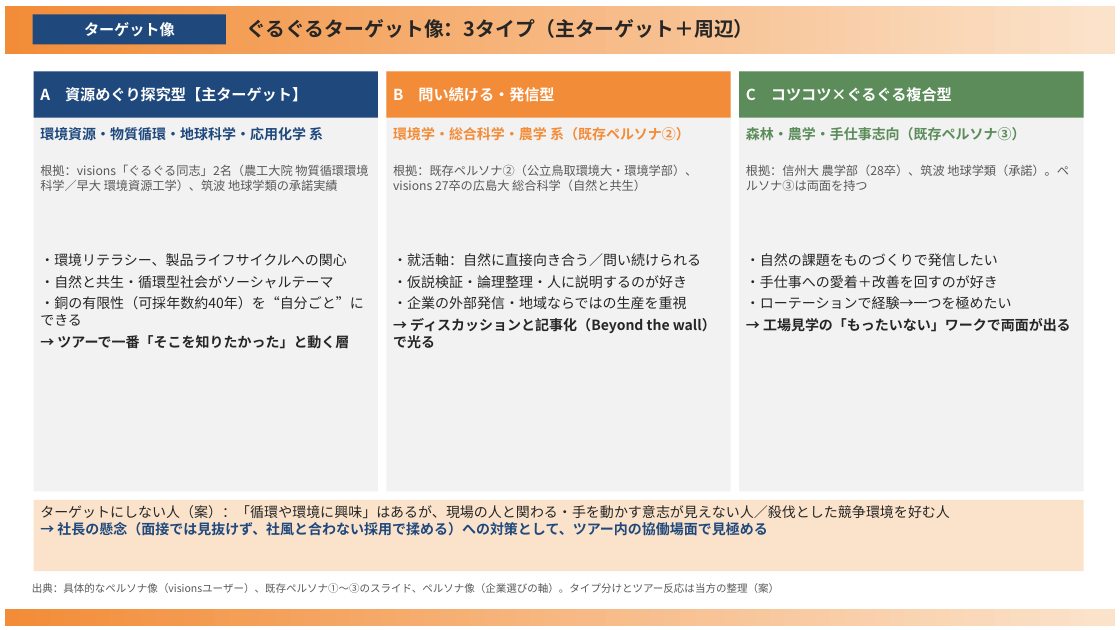
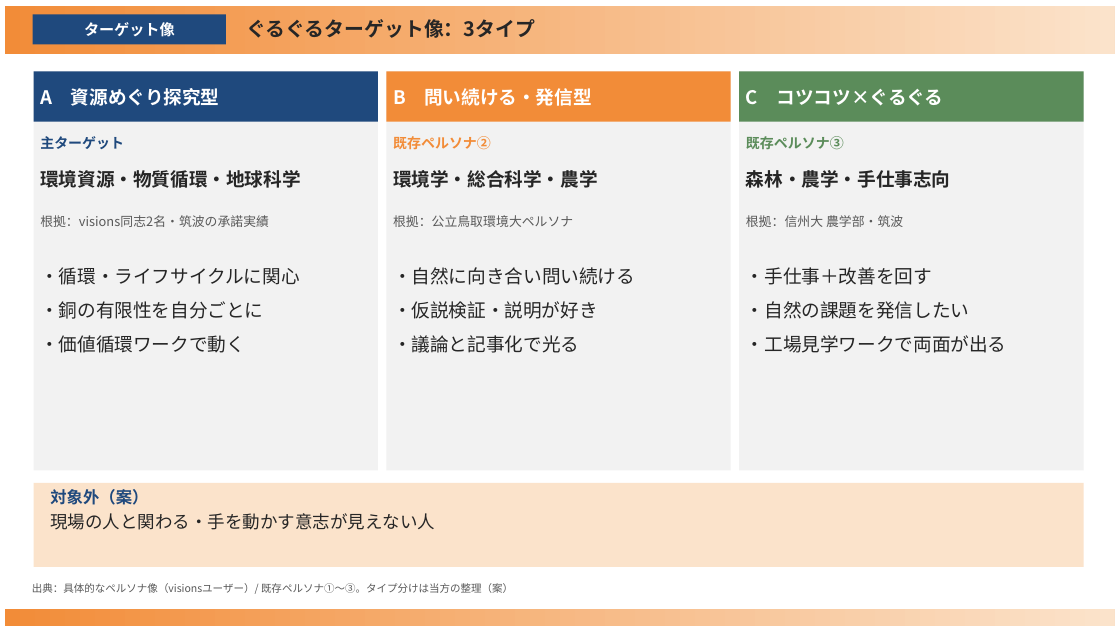
Before and after one commit to tatatatachan/claude, a slide deck: slide 3 of guruguru/guruguru_target_tour.pptx. Drawn at 1120x630 pixels with LibreOffice and Linux fonts; fonts in the diff are those of the drawing. Boxes give left, top, right and bottom in pixels: in the first picture for what was removed or moved away, otherwise in the second. Text is boxed around its words. In the diff, an @@ line names an element or a change of style, - is before the commit and + after.

```diff
--- a/guruguru/guruguru_target_tour.pptx
+++ b/guruguru/guruguru_target_tour.pptx
@@ text at [246,19,535,38]: text changed @@
-ぐるぐるターゲット像：3タイプ（主ターゲット＋周辺）
+ぐるぐるターゲット像：3タイプ
@@ rectangle: place and size @@
-rectangle at [34,71,378,492]
+rectangle at [34,71,378,471]
@@ rectangle "A 資源めぐり探究型": place and size @@
-rectangle "A 資源めぐり探究型" at [34,71,378,118]
+rectangle "A 資源めぐり探究型" at [34,71,378,122]
@@ text in rectangle at [40,88,220,106]: text changed; size 13 to 16 pt @@
-A 資源めぐり探究型【主ターゲット】
+A 資源めぐり探究型
@@ rectangle "B 問い続ける・発信型": place and size @@
-rectangle "B 問い続ける・発信型" at [386,71,731,118]
+rectangle "B 問い続ける・発信型" at [386,71,731,122]
@@ rectangle "B 問い続ける・発信型" at [386,71,731,122]: size 13 to 16 pt @@
@@ rectangle: place and size @@
-rectangle at [386,71,731,492]
+rectangle at [386,71,731,471]
@@ rectangle "C コツコツ×ぐるぐる": place and size @@
-rectangle "C コツコツ×ぐるぐる" at [739,71,1084,118]
+rectangle "C コツコツ×ぐるぐる" at [739,71,1084,122]
@@ rectangle: place and size @@
-rectangle at [739,71,1084,492]
+rectangle at [739,71,1084,471]
@@ text in rectangle at [746,89,944,106]: text changed; size 13 to 16 pt @@
-C コツコツ×ぐるぐる複合型
+C コツコツ×ぐるぐる
@@ text added at [40,136,124,149], 12 pt, text #1F497D, bold @@
+主ターゲット
@@ text at [393,136,491,150]: text changed; size 10.5 to 12 pt; text colour #595959 to #F28C38; bold on @@
-根拠：既存ペルソナ②（公立鳥取環境大・環境学部）、visions 27卒の広島大 総合科学（自然と共生）
+既存ペルソナ②
@@ text added at [746,136,844,149], 12 pt, text #5B8C5A, bold @@
+既存ペルソナ③
@@ text at [40,170,300,188]: text changed; size 12 to 16 pt; text colour #1F497D to #262626 @@
-環境資源・物質循環・地球科学・応用化学 系
+環境資源・物質循環・地球科学
@@ text at [393,170,598,188]: text changed; size 12 to 16 pt; text colour #F28C38 to #262626 @@
-環境学・総合科学・農学 系（既存ペルソナ②）
+環境学・総合科学・農学
@@ text at [746,170,951,188]: text changed; size 12 to 16 pt; text colour #5B8C5A to #262626 @@
-森林・農学・手仕事志向（既存ペルソナ③）
+森林・農学・手仕事志向
@@ text at [40,215,269,227]: text changed; size 10.5 to 11 pt @@
-根拠：visions「ぐるぐる同志」2名（農工大院 物質循環環境科学／早大 環境資源工学）、筑波 地球学類の承諾実績
+根拠：visions同志2名・筑波の承諾実績
@@ text added at [393,215,573,227], 11 pt, text #595959 @@
+根拠：公立鳥取環境大ペルソナ
@@ text at [746,215,903,227]: text changed; size 10.5 to 11 pt @@
-根拠：信州大 農学部（28卒）、筑波 地球学類（承諾）。ペルソナ③は両面を持つ
+根拠：信州大 農学部・筑波
@@ text at [40,267,299,353]: text changed; size 12 to 16 pt @@
-・環境リテラシー、製品ライフサイクルへの関心
-・自然と共生・循環型社会がソーシャルテーマ
-・銅の有限性（可採年数約40年）を“自分ごと”にできる
-→ ツアーで一番「そこを知りたかった」と動く層
+・循環・ライフサイクルに関心
+・銅の有限性を自分ごとに
+・価値循環ワークで動く
@@ text at [393,267,635,353]: text changed; size 12 to 16 pt @@
-・就活軸：自然に直接向き合う／問い続けられる
-・仮説検証・論理整理・人に説明するのが好き
-・企業の外部発信・地域ならではの生産を重視
-→ ディスカッションと記事化（Beyond the wall）で光る
+・自然に向き合い問い続ける
+・仮説検証・説明が好き
+・議論と記事化で光る
@@ text at [746,267,1007,353]: text changed; size 12 to 16 pt @@
-・自然の課題をものづくりで発信したい
-・手仕事への愛着＋改善を回すのが好き
-・ローテーションで経験→一つを極めたい
-→ 工場見学の「もったいない」ワークで両面が出る
+・手仕事＋改善を回す
+・自然の課題を発信したい
+・工場見学ワークで両面が出る
@@ rectangle "対象外（案）": place and size @@
-rectangle "対象外（案）" at [34,500,1084,571]
+rectangle "対象外（案）" at [34,483,1084,567]
@@ text in rectangle at [50,489,435,530]: text changed; size 12 to 15 pt @@
-ターゲットにしない人（案）：「循環や環境に興味」はあるが、現場の人と関わる・手を動かす意志が見えない人／殺伐とした競争環境を好む人
-→ 社長の懸念（面接では見抜けず、社風と合わない採用で揉める）への対策として、ツアー内の協働場面で見極める
+対象外（案）
+現場の人と関わる・手を動かす意志が見えない人
@@ text at [32,583,513,594]: text changed @@
-出典：具体的なペルソナ像（visionsユーザー）、既存ペルソナ①〜③のスライド、ペルソナ像（企業選びの軸）。タイプ分けとツアー反応は当方の整理（案）
+出典：具体的なペルソナ像（visionsユーザー）/ 既存ペルソナ①〜③。タイプ分けは当方の整理（案）
```
Also in this commit, not shown: 5 other slides changed, 1 other file.
